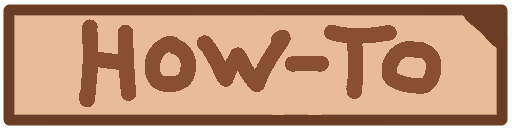
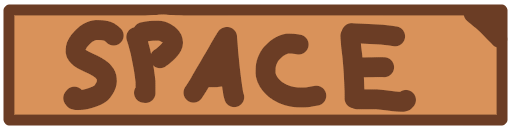
Before/after of a 512 x 128 layered artwork. What changed in the layer stack:
painted on "Background" over [5, 6, 506, 124]
painted on "Paint Layer 1" over [5, 6, 506, 124]
